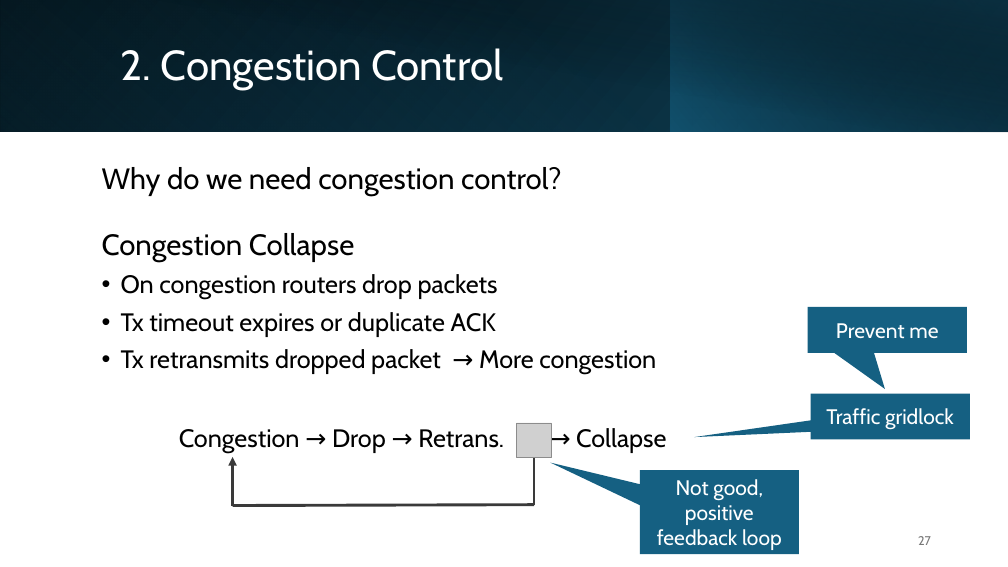
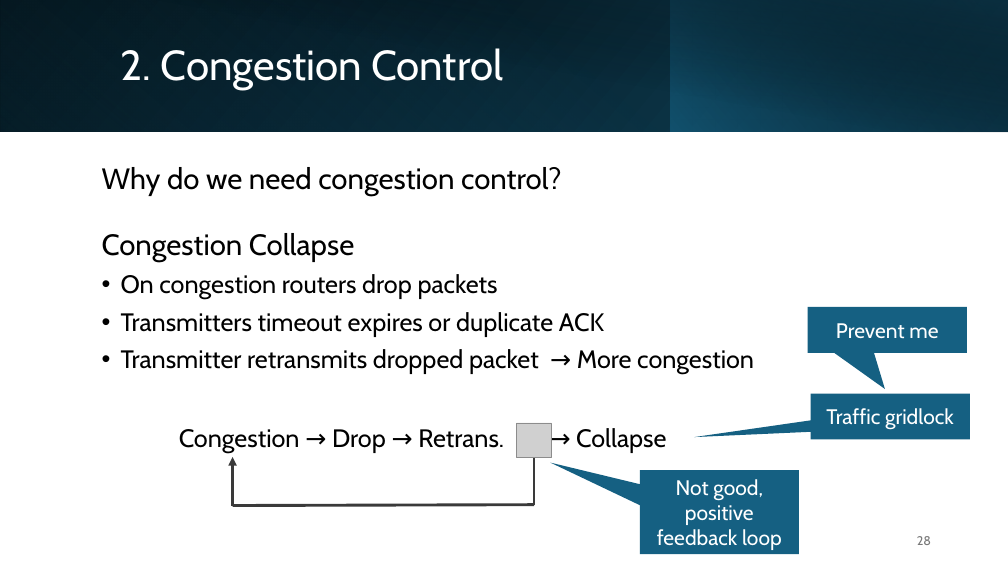
Before and after one commit to michaelgalle/ComputerNetworks, a slide deck: slide 28 of Introduction to Networks - TCP congestion - slides.pptx (slide 27 before the commit). Drawn at 1008x567 pixels with LibreOffice and Linux fonts; fonts in the diff are those of the drawing; grey boxes stand for pictures. Boxes give left, top, right and bottom in pixels: in the first picture for what was removed or moved away, otherwise in the second. Text is boxed around its words. In the diff, an @@ line names an element or a change of style, - is before the commit and + after.

```diff
--- a/Introduction to Networks - TCP congestion - slides.pptx
+++ b/Introduction to Networks - TCP congestion - slides.pptx
@@ text at (x1=121, y1=312, x2=754, y2=375): text changed @@
-• Tx timeout expires or duplicate ACK
-• Tx retransmits dropped packet → More congestion
+• Transmitters timeout expires or duplicate ACK
+• Transmitter retransmits dropped packet → More congestion
@@ page number at (x1=917, y1=536, x2=931, y2=545): text changed @@
-27
+28
```
Also in this commit, not shown: 15 other slides changed, 1 slide added, 1 other file.
